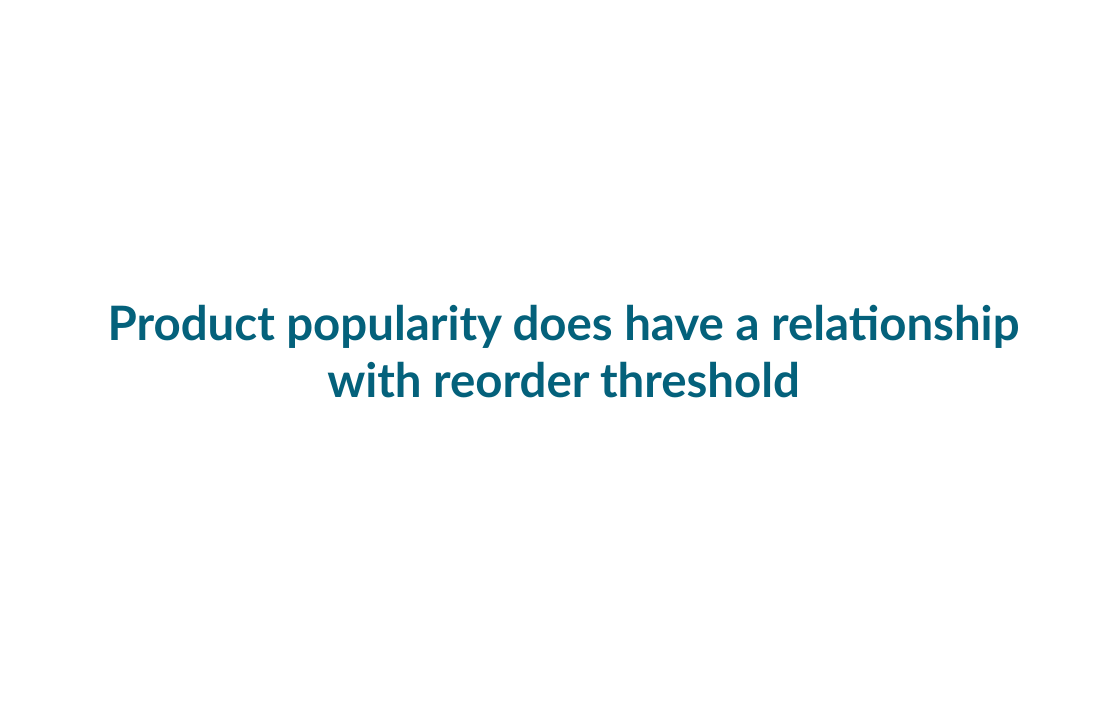
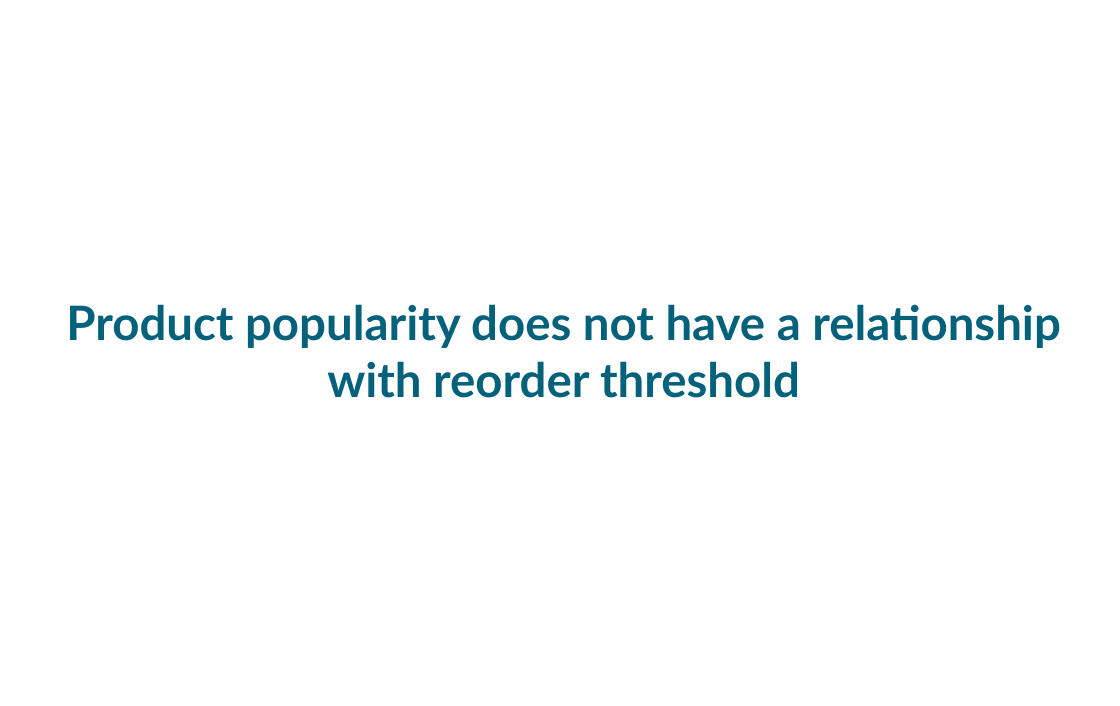
Before and after one commit to partytax/dsc-2-final-project-online-ds-pt-112618, a slide deck: slide 7 of m2_presentation.odp. Drawn at 1120x706 pixels with LibreOffice and Linux fonts; fonts in the diff are those of the drawing; background and template pictures are left out. Boxes give left, top, right and bottom in pixels: in the first picture for what was removed or moved away, otherwise in the second. Text is boxed around its words. In the diff, an @@ line names an element or a change of style, - is before the commit and + after.

Commit message:
fixed error in q3 conclusion, updated presentation file to reflect change

```diff
--- a/m2_presentation.odp
+++ b/m2_presentation.odp
@@ subtitle at box(66, 304, 1061, 398): text changed @@
-Product popularity does have a relationship with reorder threshold
+Product popularity does not have a relationship with reorder threshold
```
Also in this commit, not shown: 3 other files.
